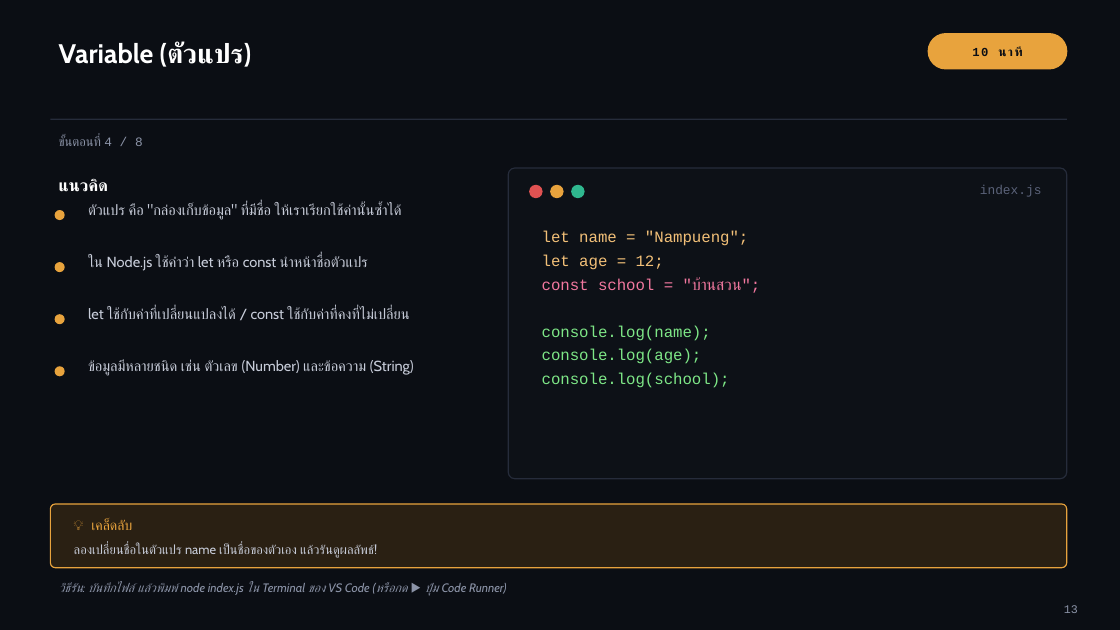
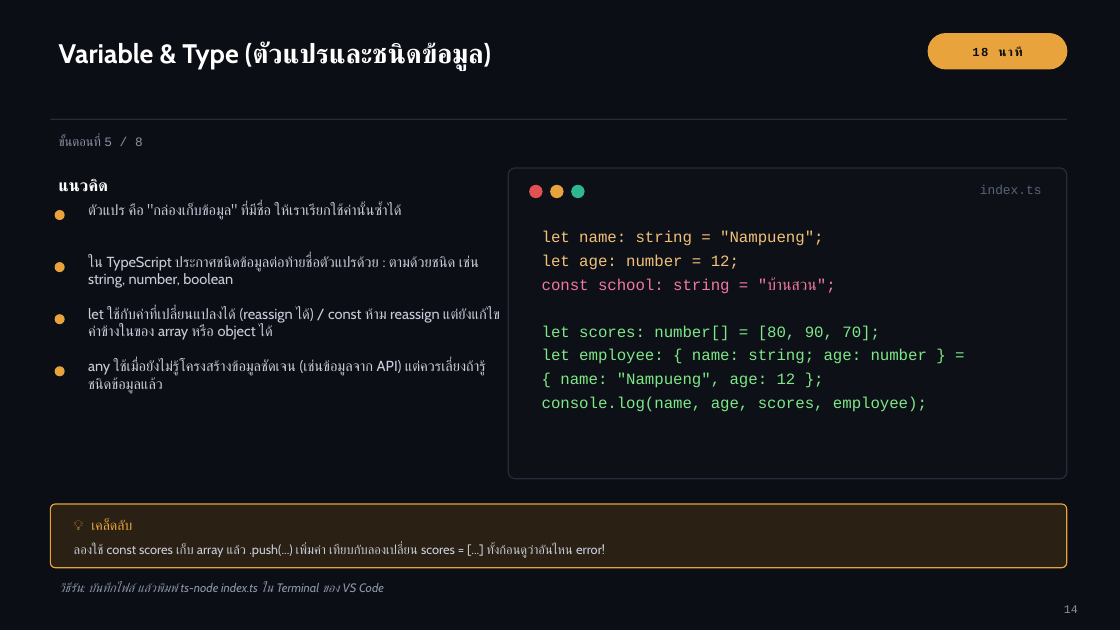
Before and after one commit to tabuangj/WU-TRAING, a slide deck: slide 16 of Workshop_Proposal_AI_Programming.pptx (slide 15 before the commit). Drawn at 1120x630 pixels with LibreOffice and Linux fonts; fonts in the diff are those of the drawing. Boxes give left, top, right and bottom in pixels: in the first picture for what was removed or moved away, otherwise in the second. Text is boxed around its words. In the diff, an @@ line names an element or a change of style, - is before the commit and + after.

Commit message:
Update slide

```diff
--- a/Workshop_Proposal_AI_Programming.pptx
+++ b/Workshop_Proposal_AI_Programming.pptx
@@ text at (59,41,491,70): text changed @@
-Variable (ตัวแปร)
+Variable & Type (ตัวแปรและชนิดข้อมูล)
@@ text at (59,136,143,146): text changed @@
-ขั้นตอนที่ 4 / 8
+ขั้นตอนที่ 5 / 8
@@ text at (980,185,1042,194): text changed @@
-index.js
+index.ts
@@ text at (542,231,927,412): text changed @@
-let name = "Nampueng";
-let age = 12;
-const school = "บ้านสวน";
-console.log(name);
-console.log(age);
-console.log(school);
+let name: string = "Nampueng";
+let age: number = 12;
+const school: string = "บ้านสวน";
+let scores: number[] = [80, 90, 70];
+let employee: { name: string; age: number } = { name: "Nampueng", age: 12 };
+console.log(name, age, scores, employee);
@@ text at (88,255,479,288): text changed @@
-ใน Node.js ใช้คำว่า let หรือ const นำหน้าชื่อตัวแปร
+ใน TypeScript ประกาศชนิดข้อมูลต่อท้ายชื่อตัวแปรด้วย : ตามด้วยชนิด เช่น string, number, boolean
@@ text at (88,307,500,340): text changed @@
-let ใช้กับค่าที่เปลี่ยนแปลงได้ / const ใช้กับค่าที่คงที่ไม่เปลี่ยน
+let ใช้กับค่าที่เปลี่ยนแปลงได้ (reassign ได้) / const ห้าม reassign แต่ยังแก้ไขค่าข้างในของ array หรือ object ได้
@@ text at (88,359,485,394): text changed @@
-ข้อมูลมีหลายชนิด เช่น ตัวเลข (Number) และข้อความ (String)
+any ใช้เมื่อยังไม่รู้โครงสร้างข้อมูลชัดเจน (เช่นข้อมูลจาก API) แต่ควรเลี่ยงถ้ารู้ชนิดข้อมูลแล้ว
@@ text at (74,544,605,558): text changed @@
-ลองเปลี่ยนชื่อในตัวแปร name เป็นชื่อของตัวเอง แล้วรันดูผลลัพธ์!
+ลองใช้ const scores เก็บ array แล้ว .push(...) เพิ่มค่า เทียบกับลองเปลี่ยน scores = [...] ทั้งก้อนดูว่าอันไหน error!
@@ text at (59,582,384,592): text changed @@
-วิธีรัน: บันทึกไฟล์ แล้วพิมพ์ node index.js ใน Terminal ของ VS Code (หรือกด ▶ ปุ่ม Code Runner)
+วิธีรัน: บันทึกไฟล์ แล้วพิมพ์ ts-node index.ts ใน Terminal ของ VS Code
@@ text at (1064,605,1078,613): text changed @@
-13
+14
```
Also in this commit, not shown: 5 other slides changed, 1 slide added, 1 slide removed.
